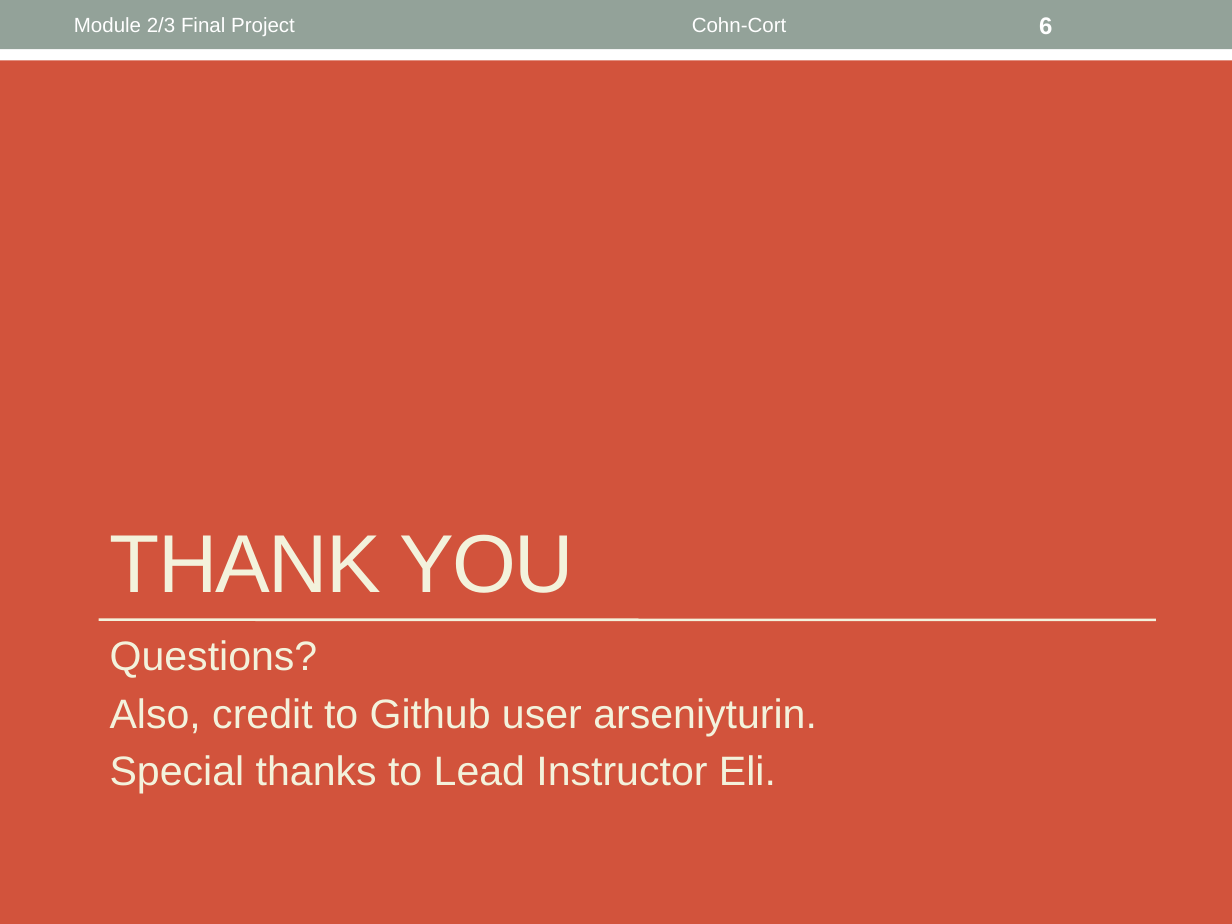
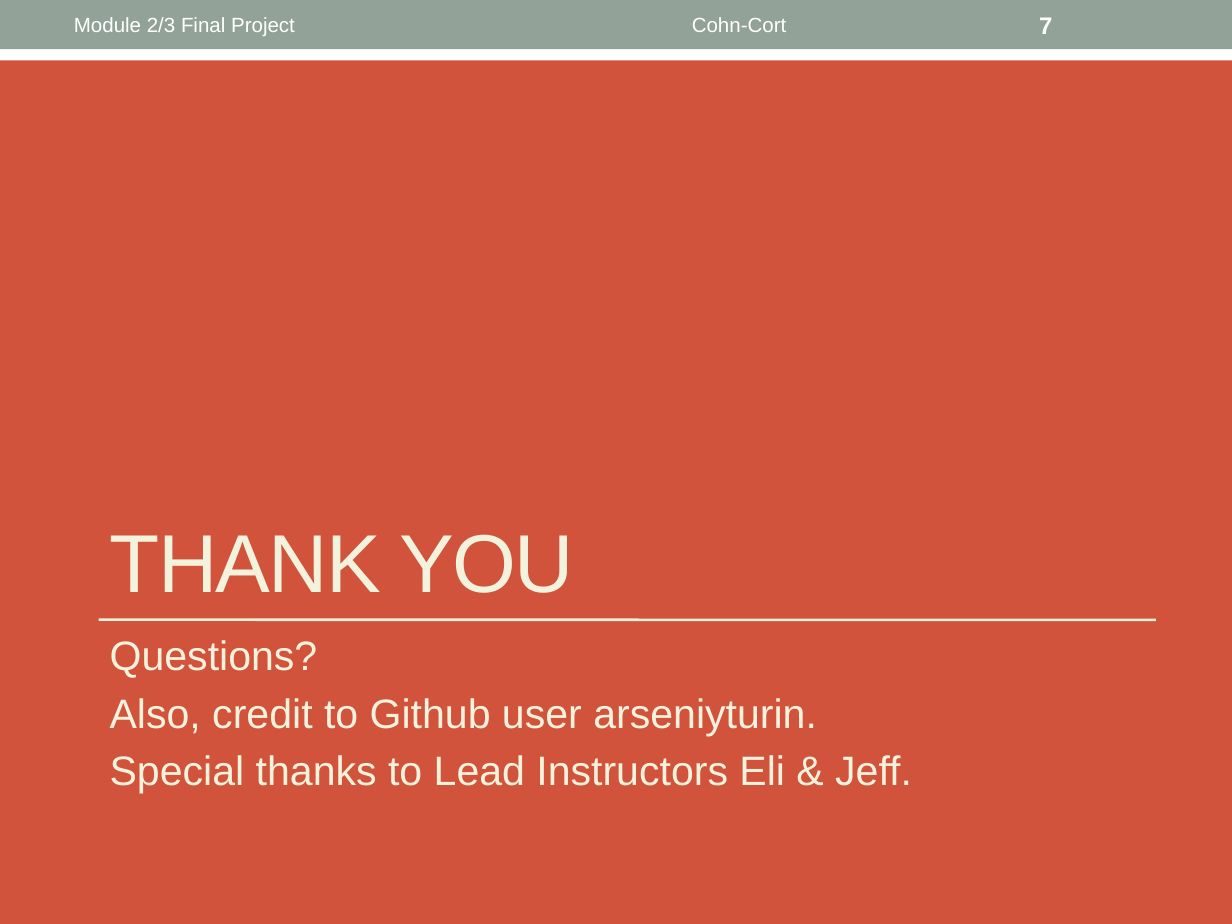
Before and after one commit to bronwencc/Module-3-Project, a slide deck: slide 7 of Module2-Final-Project.pptx (slide 6 before the commit). Drawn at 1232x924 pixels with LibreOffice and Linux fonts; fonts in the diff are those of the drawing. Boxes give left, top, right and bottom in pixels: in the first picture for what was removed or moved away, otherwise in the second. Text is boxed around its words. In the diff, an @@ line names an element or a change of style, - is before the commit and + after.

```diff
--- a/Module2-Final-Project.pptx
+++ b/Module2-Final-Project.pptx
@@ page number at [1039,17,1052,34]: text changed @@
-6
+7
@@ text at [110,755,912,793]: text changed @@
-Special thanks to Lead Instructor Eli.
+Special thanks to Lead Instructors Eli & Jeff.
```
Also in this commit, not shown: 3 other slides changed, 1 slide added, 2 other files.
